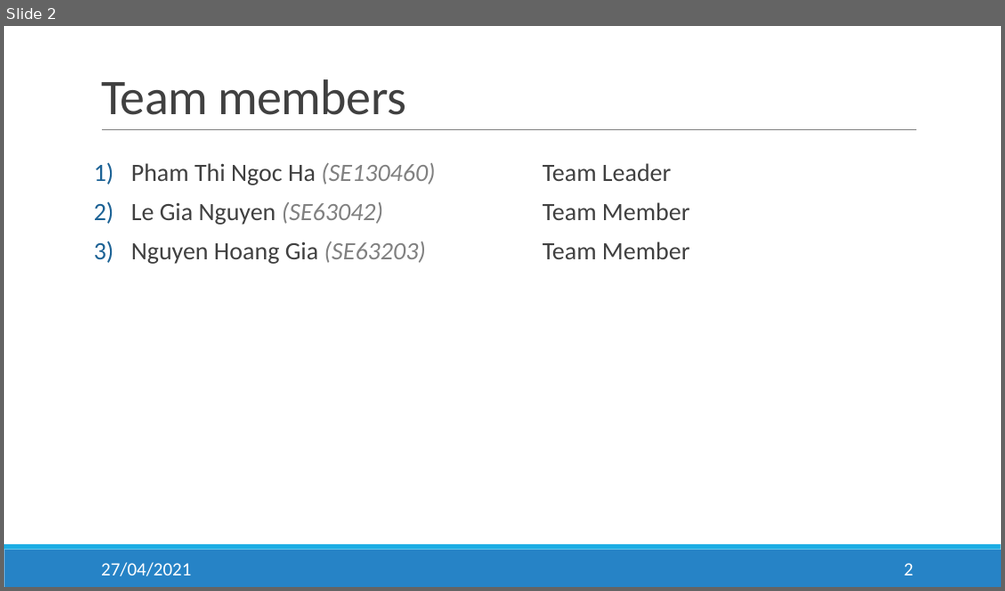
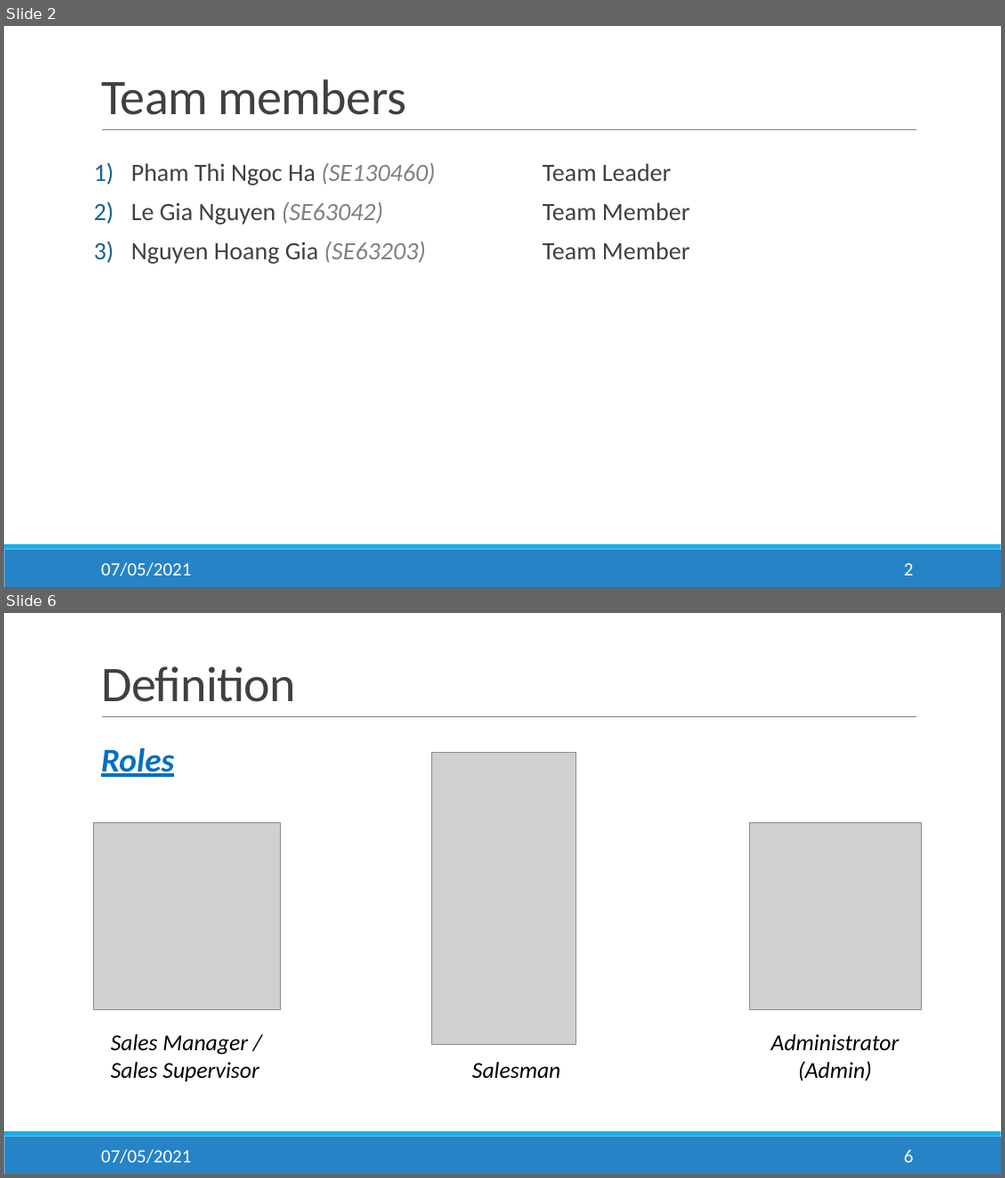
Before and after one commit to salesmgt/documentation, a slide deck: presentations/Slides.pptx. Shown one above the other, each under a label of ours: slide 2 before the commit, slides 2 and 6 after it; the slides between them are not shown. The pictures are 1005x591 and 1005x1178 pixels, drawn with LibreOffice and Linux fonts; fonts in the diff are those of the drawing; grey boxes stand for pictures. Boxes give left, top, right and bottom in pixels: in the first picture for what was removed or moved away, otherwise in the second. Text is boxed around its words. In the diff, an @@ line names an element or a change of style, - is before the commit and + after.

```diff
--- a/presentations/Slides.pptx
+++ b/presentations/Slides.pptx
@@ slide 6 added at bbox=[4, 613, 1001, 1174], background #FFFFFF; not listed: 3 template elements that a slide beside it also shows @@
@@ title added at bbox=[101, 666, 296, 702], 48 pt, text #404040 @@
+Definition
@@ text added at bbox=[101, 747, 174, 777], 32 pt, text #0070C0, bold, italic, underline @@
+Roles
@@ picture added at bbox=[432, 752, 575, 1044] @@
@@ picture added at bbox=[94, 823, 281, 1010] @@
@@ picture added at bbox=[750, 823, 922, 1010] @@
@@ text added at bbox=[111, 1034, 259, 1081], 22 pt, text #000000, italic @@
+Sales Manager /
+Sales Supervisor
@@ text added at bbox=[771, 1034, 899, 1081], 22 pt, text #000000, italic @@
+Administrator
+(Admin)
@@ text added at bbox=[472, 1062, 560, 1078], 22 pt, text #000000, italic @@
+Salesman
@@ text added at bbox=[101, 1149, 191, 1163], 18 pt, text #FFFFFF @@
+07/05/2021
@@ page number added at bbox=[904, 1150, 914, 1162], 18 pt, text #FFFFFF @@
+6
@@ slide 2 changed as well @@
@@ text at bbox=[101, 562, 191, 576]: text changed @@
-27/04/2021
+07/05/2021
```
Also in this commit, not shown: 14 other slides changed, 14 other slides added, 3 slides removed, 1 other file.
